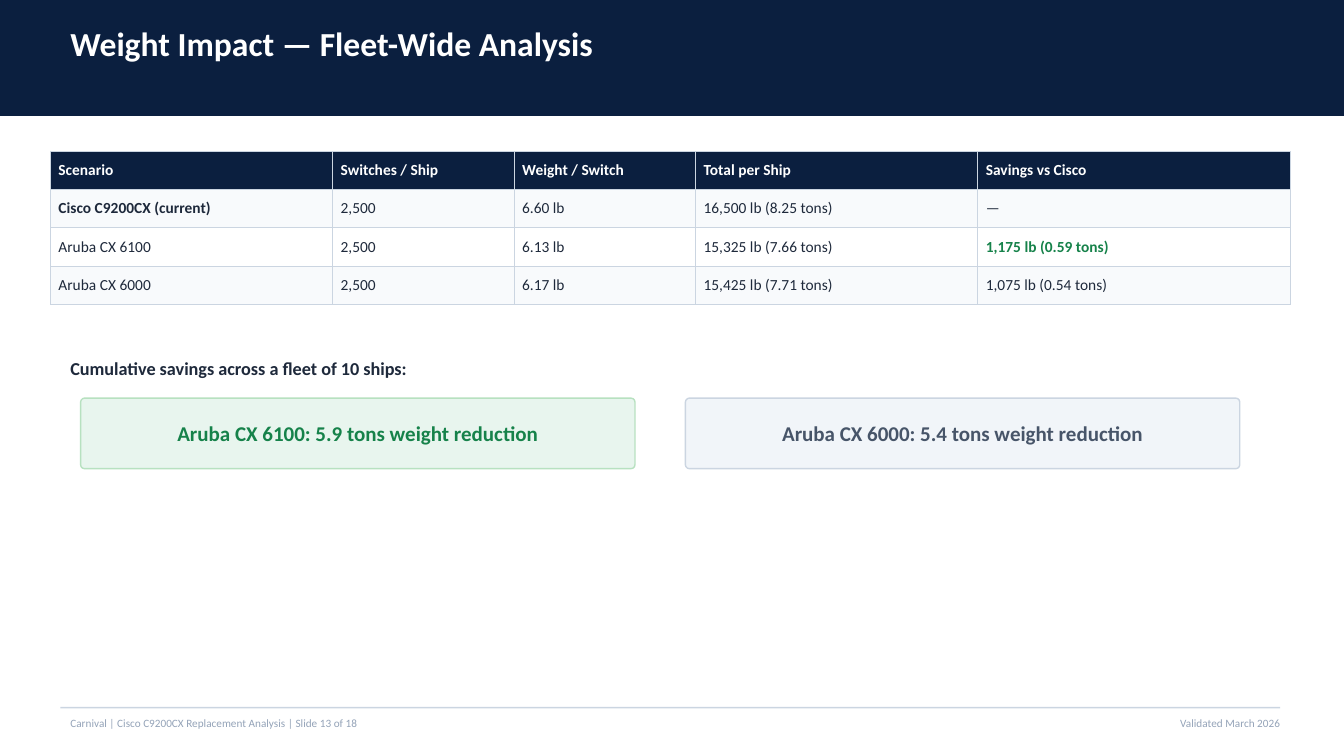
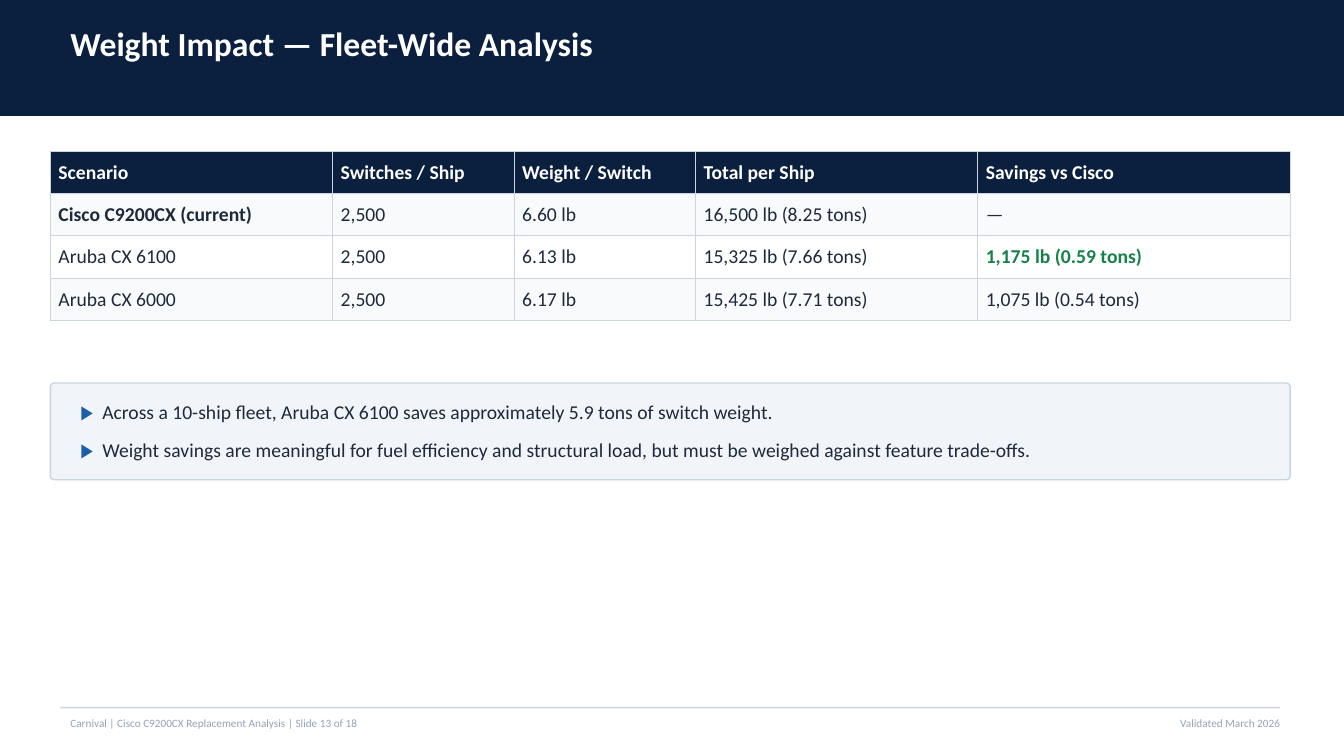
Before and after one commit to 91ped24-sketch/Comparaciones, a slide deck: slide 13 of Cisco_C9200CX_Replacement_Analysis_Validated.pptx. Drawn at 1344x756 pixels with LibreOffice and Linux fonts; fonts in the diff are those of the drawing. Boxes give left, top, right and bottom in pixels: in the first picture for what was removed or moved away, otherwise in the second. Text is boxed around its words. In the diff, an @@ line names an element or a change of style, - is before the commit and + after.

Commit message:
Font size modification

```diff
--- a/Cisco_C9200CX_Replacement_Analysis_Validated.pptx
+++ b/Cisco_C9200CX_Replacement_Analysis_Validated.pptx
@@ table at bbox=[50, 151, 1291, 313] @@
@@ size 11 to 14 pt @@
@@ rounded rectangle: place and size @@
-rounded rectangle at bbox=[686, 398, 1240, 469]
+rounded rectangle at bbox=[50, 383, 1291, 480]
@@ rounded rectangle at bbox=[50, 383, 1291, 480]: proportions changed @@
@@ text removed at bbox=[70, 362, 406, 378] @@
-Cumulative savings across a fleet of 10 ships:
@@ rounded rectangle removed at bbox=[81, 398, 635, 469] @@
@@ text at bbox=[102, 405, 773, 423]: text changed; size 15 to 14 pt; text colour #16824A to #1E293B; bold off @@
-Aruba CX 6100: 5.9 tons weight reduction
+▶ Across a 10-ship fleet, Aruba CX 6100 saves approximately 5.9 tons of switch weight.
@@ text added at bbox=[102, 443, 1030, 461], 14 pt, text #1E293B @@
+▶ Weight savings are meaningful for fuel efficiency and structural load, but must be weighed against feature trade-offs.
@@ text removed at bbox=[782, 426, 1143, 445] @@
-Aruba CX 6000: 5.4 tons weight reduction
```
Also in this commit, not shown: 16 other slides changed.
